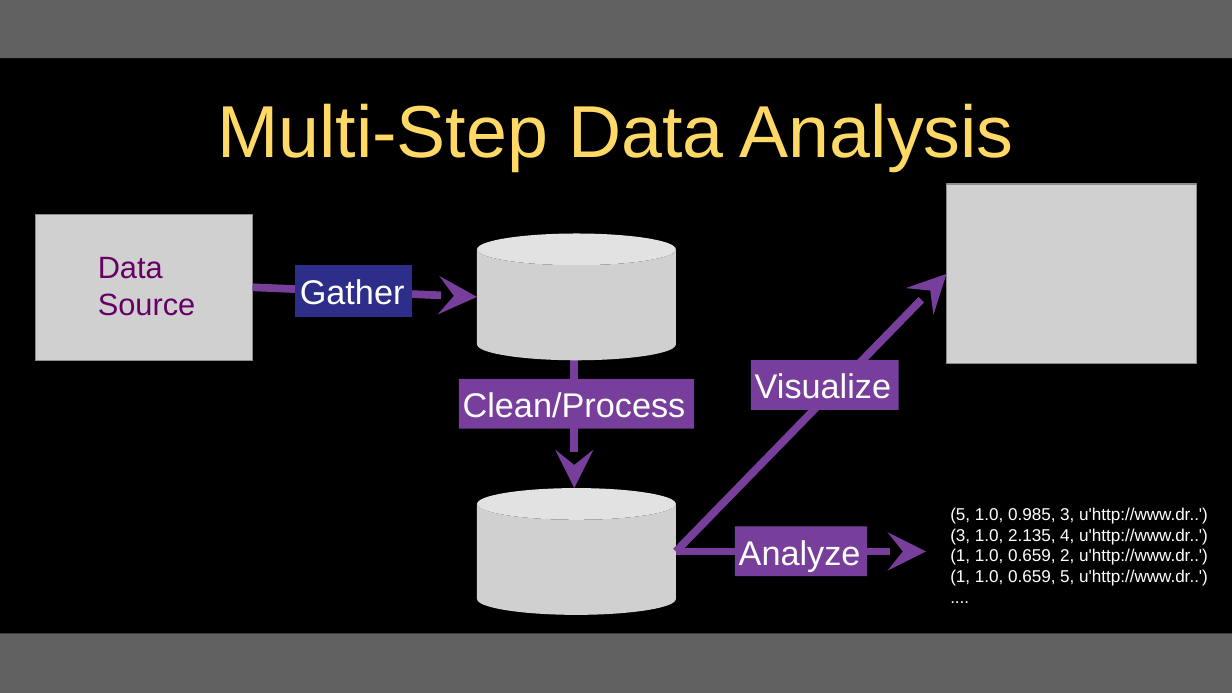
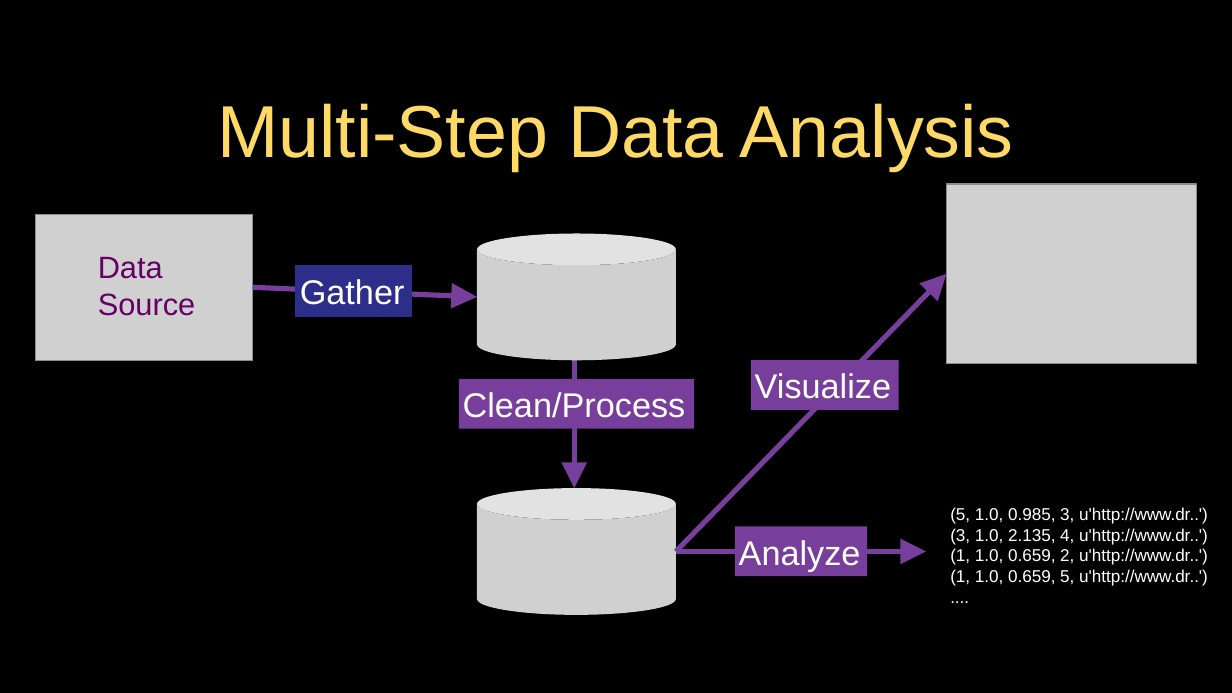
Before and after one commit to csev/py4e, a slide deck: slide 2 of lectures3/Pythonlearn-16-Data-Viz.pptx. Drawn at 1232x693 pixels with LibreOffice and Linux fonts; fonts in the diff are those of the drawing; grey boxes stand for pictures. Boxes give left, top, right and bottom in pixels: in the first picture for what was removed or moved away, otherwise in the second. Text is boxed around its words. In the diff, an @@ line names an element or a change of style, - is before the commit and + after.

```diff
--- a/lectures3/Pythonlearn-16-Data-Viz.pptx
+++ b/lectures3/Pythonlearn-16-Data-Viz.pptx
@@ rectangle removed at <box>0,0,1232,58</box> @@
@@ arrow (253, 287) - (477, 297): stroke #773F9B 4.5 pt to #773F9B 3 pt; arrowheads changed @@
@@ arrow (676, 552) - (946, 274): stroke #773F9B 4.5 pt to #773F9B 3 pt; arrowheads changed @@
@@ arrow (574, 360) - (574, 488): stroke #773F9B 4.5 pt to #773F9B 3 pt; arrowheads changed @@
@@ arrow (676, 552) - (926, 552): stroke #773F9B 4.5 pt to #773F9B 3 pt; arrowheads changed @@
@@ rectangle at <box>0,633,1232,692</box>: fill #606060 to #000000 @@
```
Also in this commit, not shown: 18 other slides changed.
